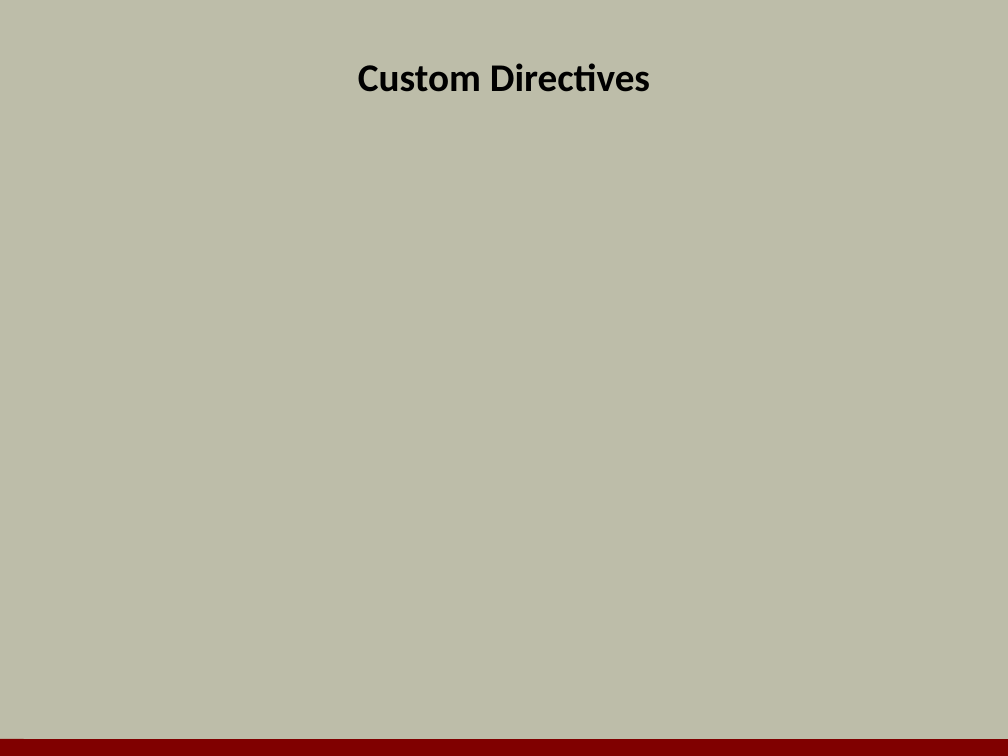
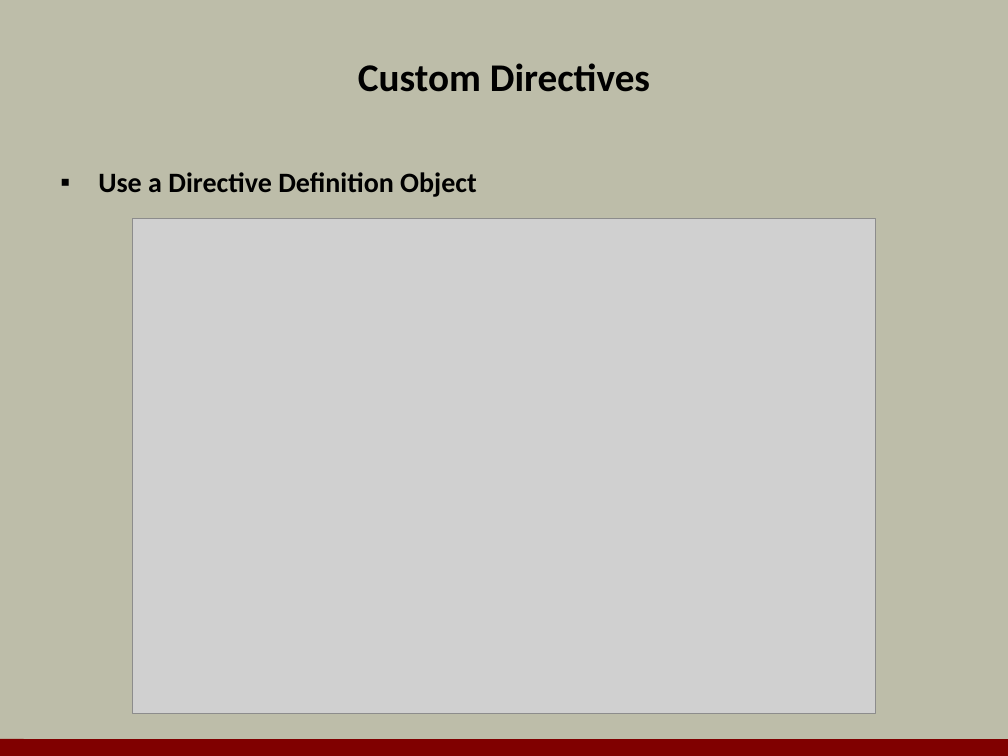
Before and after one commit to OdeToCode/classes, a slide deck: slide 6 of angularjs/slides/05_Directives.pptx. Drawn at 1008x756 pixels with LibreOffice and Linux fonts; fonts in the diff are those of the drawing; grey boxes stand for pictures; background and template pictures are left out. Boxes give left, top, right and bottom in pixels: in the first picture for what was removed or moved away, otherwise in the second. Text is boxed around its words. In the diff, an @@ line names an element or a change of style, - is before the commit and + after.

Commit message:
directives

```diff
--- a/angularjs/slides/05_Directives.pptx
+++ b/angularjs/slides/05_Directives.pptx
@@ text added at (98,172,477,197), 20 pt, text #000000, bold @@
+▪ Use a Directive Definition Object
@@ picture added at (133,219,875,714) @@
```
Also in this commit, not shown: 9 other slides changed, 3 slides added, 9 slides removed, 1 other file.
